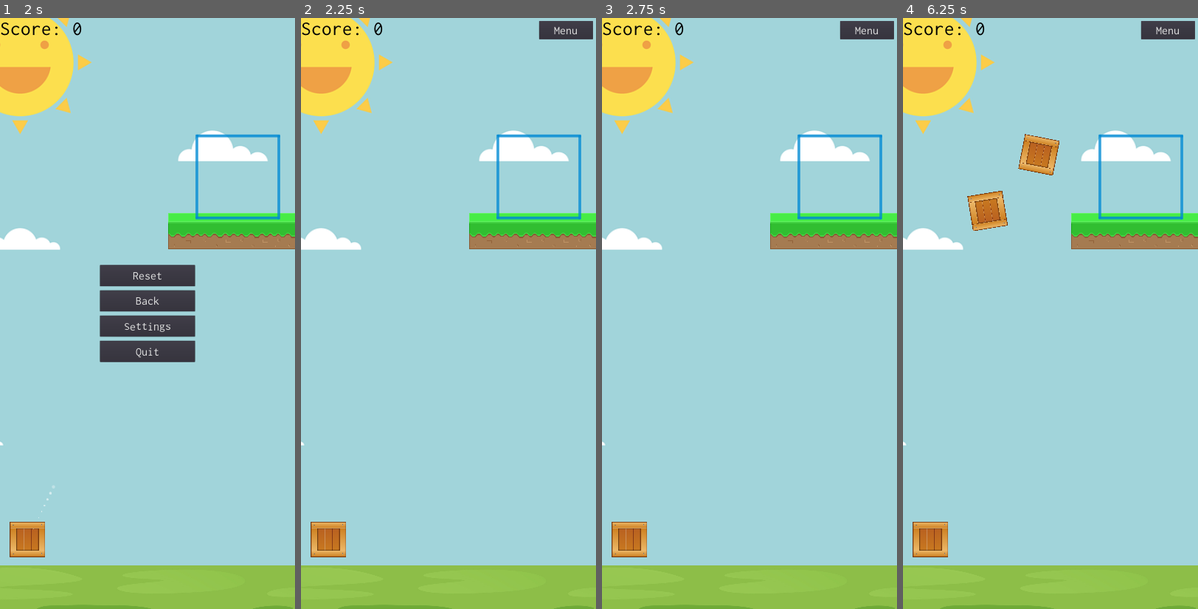
Above: before the commit, frames 1-4 (left to right).
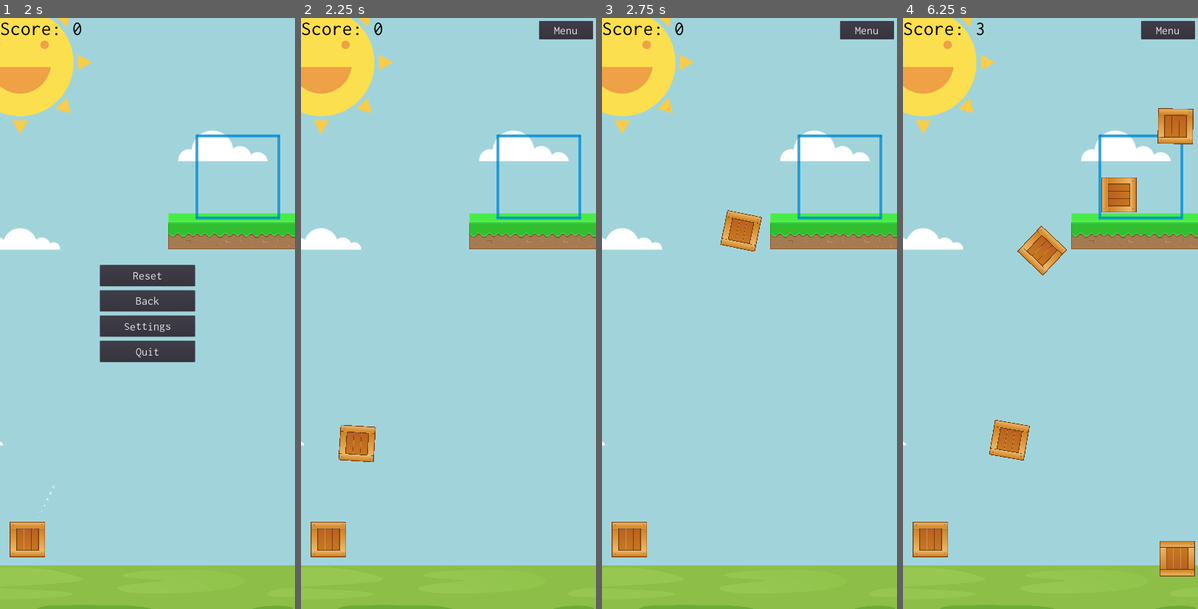
Above: after the commit, the same moments.

Repository: yakoup46/mygame
Game: Godot game, scene res://Scenes/UI.tscn
Two runs of this game, one before a commit and one after it. Both use one fixed random seed, a clock stepped at 60 frames per second and the inputs below.
Inputs (mouse positions are in pixels of both pictures, inside the frame that each line leads up to):
- Up to frame 1 (2 s): click "Start" at 0.5 s; click "Menu" at 1.25 s
- Up to frame 2 (2.25 s): click "Back" at 2 s
- Up to frame 3 (2.75 s): no input
- Up to frame 4 (6.25 s): move the mouse to (1115, 283) at 2.77 s; click (1115, 283) at 2.92 s; drag from (991, 343) to (929, 538) at 3.52 s; move the mouse to (1080, 183) at 4.27 s; click (1080, 183) at 4.42 s; drag from (1035, 431) to (1141, 177) at 5.02 s; move the mouse to (1139, 402) at 5.77 s; click (1139, 402) at 5.92 s

Frame 1 is identical in both runs. In frame 2, 0.7% of the frame differs, in the area x 12-26%, y 68-76%; in frame 3, 0.7%; in frame 4, 5.1%, in the area x 21-99%, y 0-95%.

Commit message:
more

Diff:
--- a/Box/Box.tscn
+++ b/Box/Box.tscn
@@ -33,7 +33,7 @@
 position = Vector2( -11.7255, 6.021 )
 mode = 1
 physics_material_override = SubResource( 1 )
-gravity_scale = 9.0
+gravity_scale = 20.0
 script = ExtResource( 4 )
 
 [node name="Sprite" type="Sprite" parent="RigidBody2D"]
--- a/Box/RigidBody2D.gd
+++ b/Box/RigidBody2D.gd
@@ -15,7 +15,7 @@
 
 	if (event is InputEventScreenTouch and mode == RigidBody2D.MODE_STATIC):
 		if (event.pressed):
-			startPos = event.position
+			startPos = global_position
 
 		if (!event.pressed):
 			var dir = event.position - startPos
Not shown, changed: export_presets.cfg
